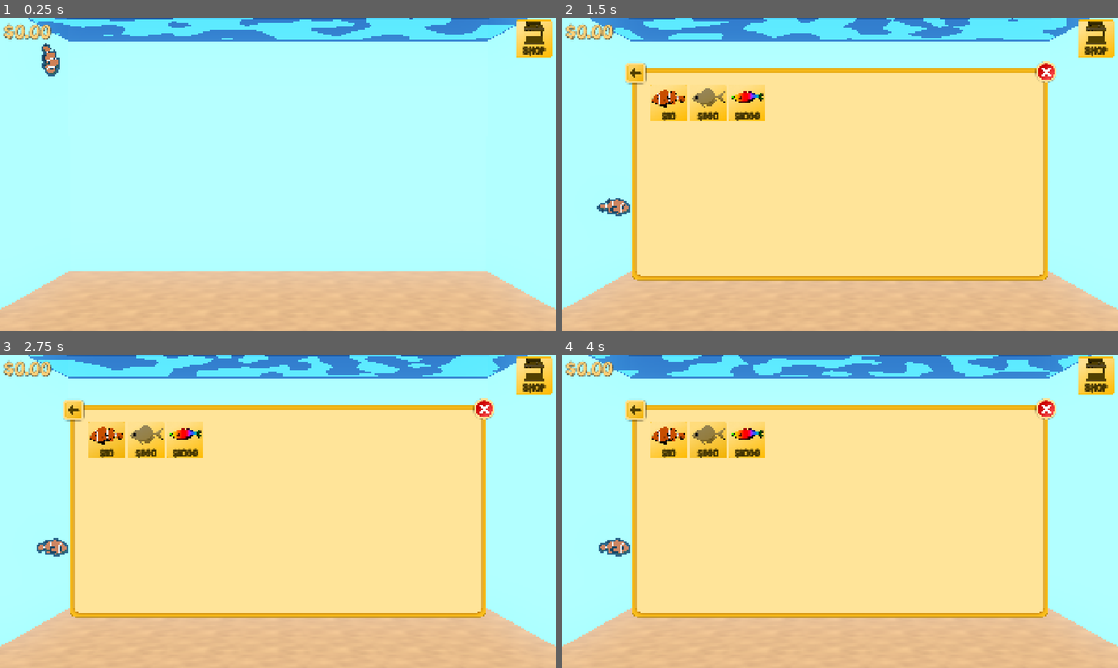
Above: before the commit, frames 1-4 (two rows, left to right).
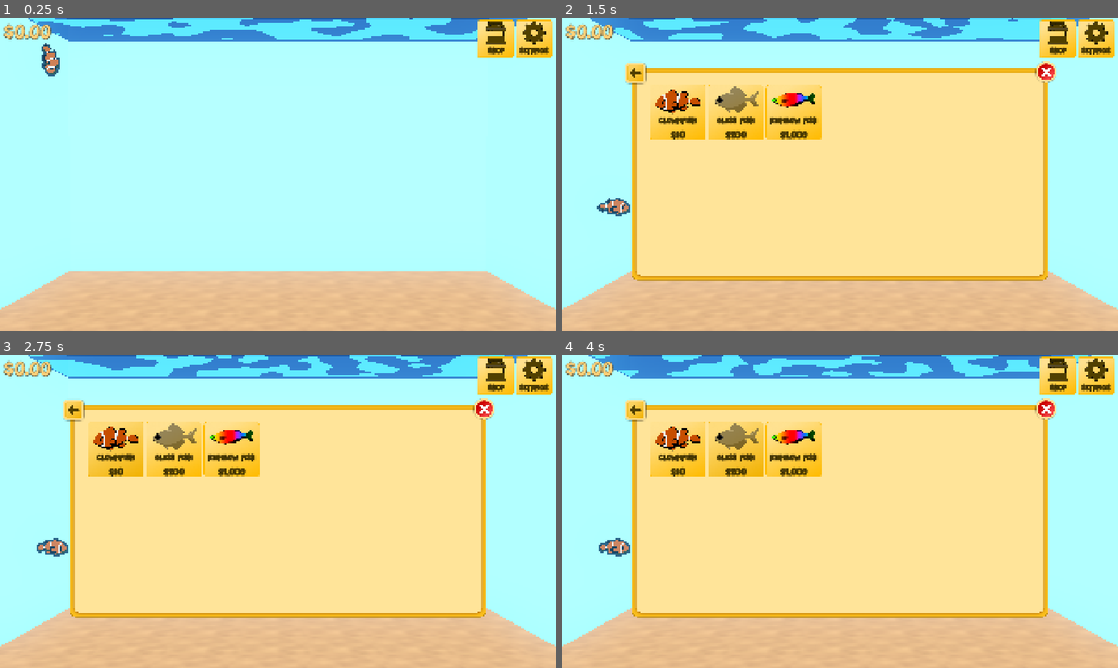
Above: after the commit, the same moments.

Repository: AyyBee123/Fish-Incremental-Game
Game: Godot game, scene res://Scenes/Aquarium/aquarium.tscn
Same seed, same stepped clock (60 frames per second), same inputs: the game is played once before the commit and once after it.
Inputs (mouse positions are in pixels of both pictures, inside the frame that each line leads up to):
- Up to frame 1 (0.25 s): no input
- Up to frame 2 (1.5 s): click "Shop" at 0.5 s; click "Fish" at 1.25 s
- Up to frame 3 (2.75 s): click "$10" (after the commit: "Clownfish") at 2 s
- Up to frame 4 (4 s): click (1095, 376) at 2.75 s, where only the run after the commit has a clickable "Settings"; click (706, 439) at 3.5 s, where only the run before the commit has a clickable "$200"

The runs differ from the first frame. In frame 1, 1.1% of the frame differs, in the area x 85-99%, y 0-13%; in frame 2, 5.6%; in frame 3, 5.6%, in the area x 15-99%, y 0-39%; in frame 4, 5.5%.

Commit message:
added multiple aquariums

Diff:
--- a/Scenes/Aquarium/aquarium.tscn
+++ b/Scenes/Aquarium/aquarium.tscn
@@ -15,6 +15,8 @@
 [ext_resource type="Shader" uid="uid://2xyd4nbwija5" path="res://Shaders/icon_shader.gdshader" id="11_1hoif"]
 [ext_resource type="Texture2D" uid="uid://ca378wahjdk74" path="res://Assets/UI/Icons/Shop Icon.png" id="12_05nrt"]
 [ext_resource type="BitMap" uid="uid://0huum2cds88h" path="res://Assets/UI/Masks/Button_click_mask.res" id="12_kxvt4"]
+[ext_resource type="Texture2D" uid="uid://tgehc3ctxsjl" path="res://Assets/UI/Icons/Settings Icon.png" id="15_jlta3"]
+[ext_resource type="PackedScene" uid="uid://h2bqmq0fnk3i" path="res://Scenes/UI/aquarium_button.tscn" id="16_1hoif"]
 
 [sub_resource type="Environment" id="Environment_5h11f"]
 glow_enabled = true
@@ -144,11 +146,69 @@
 theme_override_constants/outline_size = 2
 theme_override_constants/shadow_outline_size = 1
 theme_override_fonts/font = ExtResource("6_4djwm")
-theme_override_font_sizes/font_size = 32
+theme_override_font_sizes/font_size = 24
 text = "Shop"
 horizontal_alignment = 1
 vertical_alignment = 1
 
+[node name="SettingsButton" type="TextureButton" parent="CanvasLayer/UI/SelectionUI" unique_id=1574849830]
+custom_maximum_size = Vector2(128, 128)
+layout_mode = 2
+texture_normal = ExtResource("8_05nrt")
+texture_pressed = ExtResource("9_kxvt4")
+texture_hover = ExtResource("10_jlta3")
+texture_click_mask = ExtResource("12_kxvt4")
+stretch_mode = 5
+
+[node name="Icon" type="TextureRect" parent="CanvasLayer/UI/SelectionUI/SettingsButton" unique_id=711255222]
+material = SubResource("ShaderMaterial_5h11f")
+layout_mode = 1
+anchors_preset = -1
+anchor_right = 1.0
+anchor_bottom = 0.66400003
+offset_bottom = 0.0079956055
+grow_horizontal = 2
+grow_vertical = 2
+mouse_filter = 2
+texture = ExtResource("15_jlta3")
+expand_mode = 2
+stretch_mode = 5
+
+[node name="Label" type="Label" parent="CanvasLayer/UI/SelectionUI/SettingsButton" unique_id=1172643754]
+layout_mode = 1
+anchors_preset = -1
+anchor_top = 0.66400003
+anchor_right = 1.0
+anchor_bottom = 0.961
+offset_top = 0.0079956055
+offset_bottom = -0.008003235
+grow_horizontal = 2
+grow_vertical = 0
+theme_override_colors/font_color = Color(0.31851014, 0.25184473, 4.813075e-08, 1)
+theme_override_colors/font_shadow_color = Color(0, 0, 0, 0.5019608)
+theme_override_constants/shadow_offset_x = 1
+theme_override_constants/shadow_offset_y = 2
+theme_override_constants/outline_size = 2
+theme_override_constants/shadow_outline_size = 1
+theme_override_fonts/font = ExtResource("6_4djwm")
+theme_override_font_sizes/font_size = 24
+text = "Settings"
+horizontal_alignment = 1
+vertical_alignment = 1
+
+[node name="AquariumList" type="HBoxContainer" parent="CanvasLayer/UI" unique_id=1197425585]
+unique_name_in_owner = true
+layout_mode = 0
+offset_left = 948.0
+offset_top = 940.0
+offset_right = 1908.0
+offset_bottom = 1068.0
+mouse_filter = 2
+alignment = 2
+
+[node name="AquariumButton" parent="CanvasLayer/UI/AquariumList" unique_id=1021959741 instance=ExtResource("16_1hoif")]
+layout_mode = 2
+
 [node name="ClickRadius" type="Control" parent="CanvasLayer/UI" unique_id=719334242]
 anchors_preset = 0
 mouse_filter = 2
@@ -156,3 +216,4 @@
 thickness = 1.0
 
 [connection signal="pressed" from="CanvasLayer/UI/SelectionUI/ShopButton" to="CanvasLayer/UI" method="_on_shop_button_pressed"]
+[connection signal="pressed" from="CanvasLayer/UI/SelectionUI/SettingsButton" to="CanvasLayer/UI" method="_on_settings_button_pressed"]
--- /dev/null
+++ b/Scenes/UI/aquarium_button.tscn
@@ -0,0 +1,64 @@
+[gd_scene format=3 uid="uid://h2bqmq0fnk3i"]
+
+[ext_resource type="Texture2D" uid="uid://bthd8nsa6qhbj" path="res://Assets/UI/Button.png" id="1_m0q1o"]
+[ext_resource type="Texture2D" uid="uid://g3h6s3hj0lyu" path="res://Assets/UI/Button Pressed.png" id="2_mi11v"]
+[ext_resource type="Texture2D" uid="uid://5i82ptanqjcl" path="res://Assets/UI/Button Hover.png" id="3_ild81"]
+[ext_resource type="BitMap" uid="uid://0huum2cds88h" path="res://Assets/UI/Masks/Button_click_mask.res" id="4_86xlx"]
+[ext_resource type="Shader" uid="uid://2xyd4nbwija5" path="res://Shaders/icon_shader.gdshader" id="5_bybac"]
+[ext_resource type="Script" uid="uid://cnj45bsasbqpy" path="res://Scripts/UI/aquarium_button.gd" id="5_mi11v"]
+[ext_resource type="FontFile" uid="uid://cktsncv23dr1s" path="res://Fonts/Font.ttf" id="7_53d0p"]
+[ext_resource type="Texture2D" uid="uid://0affxqjg577m" path="res://Assets/UI/Icons/Aquarium Icon.png" id="7_ild81"]
+
+[sub_resource type="ShaderMaterial" id="ShaderMaterial_5h11f"]
+shader = ExtResource("5_bybac")
+shader_parameter/tint_color = Color(0.31764707, 0.2509804, 0, 1)
+shader_parameter/outline_color = Color(0, 0, 0, 1)
+shader_parameter/outline_width = 2.0
+shader_parameter/shadow_color = Color(0, 0, 0, 0.5)
+shader_parameter/shadow_offset = Vector2(2, 4)
+
+[node name="AquariumButton" type="TextureButton" unique_id=1021959741]
+custom_maximum_size = Vector2(128, 128)
+texture_normal = ExtResource("1_m0q1o")
+texture_pressed = ExtResource("2_mi11v")
+texture_hover = ExtResource("3_ild81")
+texture_click_mask = ExtResource("4_86xlx")
+stretch_mode = 5
+script = ExtResource("5_mi11v")
+
+[node name="Icon" type="TextureRect" parent="." unique_id=700944845]
+material = SubResource("ShaderMaterial_5h11f")
+layout_mode = 1
+anchors_preset = -1
+anchor_right = 1.0
+anchor_bottom = 0.66400003
+offset_bottom = 0.0079956055
+grow_horizontal = 2
+grow_vertical = 2
+mouse_filter = 2
+texture = ExtResource("7_ild81")
+expand_mode = 2
+stretch_mode = 5
+
+[node name="Label" type="Label" parent="." unique_id=2001957139]
+unique_name_in_owner = true
+layout_mode = 1
+anchors_preset = -1
+anchor_top = 0.61700004
+anchor_right = 1.0
+anchor_bottom = 0.91400003
+offset_top = 0.023994446
+offset_bottom = 0.0079956055
+grow_horizontal = 2
+grow_vertical = 0
+theme_override_colors/font_color = Color(0.31851014, 0.25184473, 4.813075e-08, 1)
+theme_override_colors/font_shadow_color = Color(0, 0, 0, 0.5019608)
+theme_override_constants/shadow_offset_x = 1
+theme_override_constants/shadow_offset_y = 2
+theme_override_constants/outline_size = 2
+theme_override_constants/shadow_outline_size = 1
+theme_override_fonts/font = ExtResource("7_53d0p")
+theme_override_font_sizes/font_size = 16
+text = "Aquarium 1"
+horizontal_alignment = 1
+vertical_alignment = 1
--- /dev/null
+++ b/Scenes/UI/settings.tscn
@@ -0,0 +1,21 @@
+[gd_scene format=3 uid="uid://cneiimxcqdkrc"]
+
+[ext_resource type="Script" uid="uid://dmar3j0wnus1k" path="res://Scripts/UI/settings.gd" id="1_owiy1"]
+
+[node name="Settings" type="Control" unique_id=432695705]
+layout_mode = 3
+anchors_preset = 15
+anchor_right = 1.0
+anchor_bottom = 1.0
+grow_horizontal = 2
+grow_vertical = 2
+script = ExtResource("1_owiy1")
+
+[node name="ColorRect" type="ColorRect" parent="." unique_id=1696295642]
+layout_mode = 1
+anchors_preset = 15
+anchor_right = 1.0
+anchor_bottom = 1.0
+grow_horizontal = 2
+grow_vertical = 2
+color = Color(0, 0, 0, 0.2509804)
--- /dev/null
+++ b/Scenes/UI/shop_aquarium_button.tscn
@@ -0,0 +1,92 @@
+[gd_scene format=3 uid="uid://dsqb335e0kl8d"]
+
+[ext_resource type="Texture2D" uid="uid://bthd8nsa6qhbj" path="res://Assets/UI/Button.png" id="1_ie8rd"]
+[ext_resource type="Texture2D" uid="uid://g3h6s3hj0lyu" path="res://Assets/UI/Button Pressed.png" id="2_g12yx"]
+[ext_resource type="Texture2D" uid="uid://5i82ptanqjcl" path="res://Assets/UI/Button Hover.png" id="3_7pjex"]
+[ext_resource type="BitMap" uid="uid://0huum2cds88h" path="res://Assets/UI/Masks/Button_click_mask.res" id="4_qvkcs"]
+[ext_resource type="Script" uid="uid://nk1sk7pe1fbc" path="res://Scripts/UI/shop_aquarium_button.gd" id="5_g12yx"]
+[ext_resource type="Shader" uid="uid://2xyd4nbwija5" path="res://Shaders/icon_shader.gdshader" id="6_g12yx"]
+[ext_resource type="Texture2D" uid="uid://0affxqjg577m" path="res://Assets/UI/Icons/Aquarium Icon.png" id="7_7pjex"]
+[ext_resource type="FontFile" uid="uid://cktsncv23dr1s" path="res://Fonts/Font.ttf" id="7_w5qmx"]
+
+[sub_resource type="ShaderMaterial" id="ShaderMaterial_qvkcs"]
+shader = ExtResource("6_g12yx")
+shader_parameter/tint_color = Color(0.31764707, 0.2509804, 0, 1)
+shader_parameter/outline_color = Color(0, 0, 0, 1)
+shader_parameter/outline_width = 2.0
+shader_parameter/shadow_color = Color(0, 0, 0, 0.5)
+shader_parameter/shadow_offset = Vector2(2, 4)
+
+[node name="ShopAquariumButton" type="TextureButton" unique_id=346374264]
+custom_maximum_size = Vector2(192, 192)
+offset_right = 256.0
+offset_bottom = 256.0
+texture_normal = ExtResource("1_ie8rd")
+texture_pressed = ExtResource("2_g12yx")
+texture_hover = ExtResource("3_7pjex")
+texture_click_mask = ExtResource("4_qvkcs")
+stretch_mode = 5
+script = ExtResource("5_g12yx")
+
+[node name="AquariumImage" type="TextureRect" parent="." unique_id=579608746]
+unique_name_in_owner = true
+material = SubResource("ShaderMaterial_qvkcs")
+layout_mode = 1
+anchors_preset = -1
+anchor_left = 0.031000001
+anchor_right = 0.96900004
+anchor_bottom = 0.59900004
+offset_left = 0.032000065
+offset_top = -10.0
+offset_right = -0.03201294
+offset_bottom = 9.983994
+grow_horizontal = 2
+grow_vertical = 2
+texture = ExtResource("7_7pjex")
+expand_mode = 1
+stretch_mode = 5
+
+[node name="PriceLabel" type="Label" parent="." unique_id=922946001]
+unique_name_in_owner = true
+layout_mode = 1
+anchors_preset = 12
+anchor_top = 1.0
+anchor_right = 1.0
+anchor_bottom = 1.0
+offset_top = -40.0
+grow_horizontal = 2
+grow_vertical = 0
+theme_override_colors/font_color = Color(0.31851014, 0.25184473, 4.813075e-08, 1)
+theme_override_colors/font_shadow_color = Color(0, 0, 0, 0.5019608)
+theme_override_constants/shadow_offset_x = 1
+theme_override_constants/shadow_offset_y = 2
+theme_override_constants/outline_size = 2
+theme_override_constants/shadow_outline_size = 1
+theme_override_fonts/font = ExtResource("7_w5qmx")
+theme_override_font_sizes/font_size = 32
+text = "$0"
+horizontal_alignment = 1
+vertical_alignment = 1
+
+[node name="AquariumLabel" type="Label" parent="." unique_id=73734044]
+unique_name_in_owner = true
+layout_mode = 1
+anchors_preset = 12
+anchor_top = 1.0
+anchor_right = 1.0
+anchor_bottom = 1.0
+offset_top = -103.0
+offset_bottom = -63.0
+grow_horizontal = 2
+grow_vertical = 0
+theme_override_colors/font_color = Color(0.31851014, 0.25184473, 4.813075e-08, 1)
+theme_override_colors/font_shadow_color = Color(0, 0, 0, 0.5019608)
+theme_override_constants/shadow_offset_x = 1
+theme_override_constants/shadow_offset_y = 2
+theme_override_constants/outline_size = 2
+theme_override_constants/shadow_outline_size = 1
+theme_override_fonts/font = ExtResource("7_w5qmx")
+theme_override_font_sizes/font_size = 16
+text = "Extra Aquarium 1"
+horizontal_alignment = 1
+vertical_alignment = 1
--- a/Scenes/UI/shop_fish_button.tscn
+++ b/Scenes/UI/shop_fish_button.tscn
@@ -9,7 +9,7 @@
 [ext_resource type="Texture2D" uid="uid://dekj365whq7ge" path="res://Assets/Screenshots/clownfish.png" id="6_ttgu0"]
 
 [node name="ShopFishButton" type="TextureButton" unique_id=346374264]
-custom_maximum_size = Vector2(128, 128)
+custom_maximum_size = Vector2(192, 192)
 offset_right = 256.0
 offset_bottom = 256.0
 texture_normal = ExtResource("1_kp66h")
@@ -25,17 +25,40 @@
 anchors_preset = -1
 anchor_left = 0.031000001
 anchor_right = 0.96900004
-anchor_bottom = 0.703
-offset_left = 0.031999826
-offset_right = -0.03200531
-offset_bottom = 0.01599884
+anchor_bottom = 0.568
+offset_left = 0.032000065
+offset_right = -0.03201294
+offset_bottom = -0.055999756
 grow_horizontal = 2
 grow_vertical = 2
 texture = ExtResource("6_ttgu0")
 expand_mode = 1
 stretch_mode = 5
 
-[node name="PriceLabel" type="Label" parent="." unique_id=922946001]
+[node name="NameLabel" type="Label" parent="." unique_id=922946001]
+unique_name_in_owner = true
+layout_mode = 1
+anchors_preset = 12
+anchor_top = 1.0
+anchor_right = 1.0
+anchor_bottom = 1.0
+offset_top = -89.0
+offset_bottom = -49.0
+grow_horizontal = 2
+grow_vertical = 0
+theme_override_colors/font_color = Color(0.31851014, 0.25184473, 4.813075e-08, 1)
+theme_override_colors/font_shadow_color = Color(0, 0, 0, 0.5019608)
+theme_override_constants/shadow_offset_x = 1
+theme_override_constants/shadow_offset_y = 2
+theme_override_constants/outline_size = 2
+theme_override_constants/shadow_outline_size = 1
+theme_override_fonts/font = ExtResource("6_oluwq")
+theme_override_font_sizes/font_size = 24
+text = "Clownfish"
+horizontal_alignment = 1
+vertical_alignment = 1
+
+[node name="PriceLabel" type="Label" parent="." unique_id=2121438758]
 unique_name_in_owner = true
 layout_mode = 1
 anchors_preset = 12
--- a/Scripts/Aquarium/aquarium.gd
+++ b/Scripts/Aquarium/aquarium.gd
@@ -1,7 +1,7 @@
 class_name Aquarium
 extends Node3D
 
-@export var aquarium_res: AquariumResource
+var aquarium_res: AquariumResource
 
 @onready var ui: Control = %UI
 @onready var camera: Camera3D = %Camera3D
@@ -30,9 +30,11 @@
 		if owned_aquariums.size() > 1:
 			aquarium_res.aquarium_name = "Aquarium %s" % (owned_aquariums.size())
 
-	if aquarium_res.fish.is_empty():
+	populate_aquarium_list()
+
+	if aquarium_res.fish.is_empty() and aquarium_res.id == 0:
 		# new aquarium
-		fish_manager.spawn_fish(fish_manager.create_fish(Preloads.CLOWNFISH, fish_manager.fish_names.pick_random()), true)
+		fish_manager.spawn_fish(fish_manager.create_fish(preload("uid://df20jvqg3ut1w"), fish_manager.fish_names.pick_random()), true)
 	else:
 		# spawn fish assigned to this aquarium
 		for fish_data in aquarium_res.fish:
@@ -42,3 +44,24 @@
 func _process(delta: float) -> void:
 	if displayed_money != SaveManager.game_data.money:
 		displayed_money = lerpf(displayed_money, SaveManager.game_data.money, 1.0 - exp(-25.0 * delta))
+
+
+func switch_aquarium(new_aquarium: AquariumResource) -> void:
+	SaveManager.save_game() # save the currently active aquarium and its fish
+	SaveManager.game_data.current_aquarium = new_aquarium # change the active aquarium
+	ResourceSaver.save(SaveManager.game_data, SaveManager.PATH) # save new selection without getting the old aquarium's fish
+	get_tree().reload_current_scene() # reload the aquarium scene
+
+
+func populate_aquarium_list() -> void:
+	for node in %AquariumList.get_children():
+		node.queue_free()
+
+	for aquarium: AquariumResource in SaveManager.game_data.owned_aquariums:
+		if aquarium == SaveManager.game_data.current_aquarium:
+			continue
+
+		var button: AquariumSelectionButton = Preloads.AQUARIUM_BUTTON.instantiate()
+		button.setup(aquarium)
+		button.pressed.connect(switch_aquarium.bind(aquarium))
+		%AquariumList.add_child(button)
--- a/Scripts/Aquarium/aquarium_ui.gd
+++ b/Scripts/Aquarium/aquarium_ui.gd
@@ -17,10 +17,6 @@
 		accept_event()
 
 
-func _on_shop_button_pressed() -> void:
-	open_shop()
-
-
 func open_shop() -> void:
 	if current_shop: return
 	var shop: Shop = Preloads.SHOP.instantiate()
@@ -30,3 +26,11 @@
 func close_shop() -> void:
 	if current_shop:
 		current_shop.queue_free()
+
+
+func _on_shop_button_pressed() -> void:
+	open_shop()
+
+
+func _on_settings_button_pressed() -> void:
+	pass # Replace with function body.
--- a/Scripts/Globals/game_manager.gd
+++ b/Scripts/Globals/game_manager.gd
@@ -2,8 +2,7 @@
 
 @export var available_fish: Array[FishSpeciesResource]
 
-var owned_fish: Array[FishInstanceResource] = []
-var owned_aquariums: Array[AquariumResource] = []
+var aquarium_prices: Array = [25000, 100000, 500000, 1000000, 10000000]
 
 
 func _process(delta: float) -> void:
@@ -13,20 +12,12 @@
 func earn_passive_income(delta) -> void:
 	var income: float = 0.0
 
-	for fish: FishInstanceResource in owned_fish:
-		# calculate the fish's passive income per second
-		income += fish.species.click_value * fish.species.passive_income_percent
+	for aquarium: AquariumResource in SaveManager.game_data.owned_aquariums:
+		for fish_data: AquariumFishData in aquarium.fish:
+			var fish = fish_data.fish
+			income += fish.species.click_value * fish.species.passive_income_percent
 
 	SaveManager.game_data.money += income * delta
-
-
-func add_fish(fish: FishInstanceResource) -> void:
-	if not owned_fish.has(fish):
-		owned_fish.append(fish)
-
-
-func remove_fish(fish: FishInstanceResource) -> void:
-	owned_fish.erase(fish)
 
 
 func add_fish_to_aquarium(fish_instance: FishInstanceResource, aquarium_res: AquariumResource, position: Vector3) -> void:
--- a/Scripts/Globals/preloads.gd
+++ b/Scripts/Globals/preloads.gd
@@ -1,6 +1,10 @@
 extends Node
 
+## 3D Nodes
 const CLICK_CIRCLE = preload("uid://cnveierx5pplm")
+
+## UI
 const SHOP = preload("uid://b78up0gxuvlmi")
 const SHOP_FISH_BUTTON = preload("uid://cmc3hvv5acdtu")
-const CLOWNFISH = preload("uid://df20jvqg3ut1w")
+const SHOP_AQUARIUM_BUTTON = preload("uid://dsqb335e0kl8d")
+const AQUARIUM_BUTTON = preload("uid://h2bqmq0fnk3i")
--- a/Scripts/Globals/save_manager.gd
+++ b/Scripts/Globals/save_manager.gd
@@ -10,7 +10,6 @@
 
 
 func save_game() -> void:
-
 	var aquarium = game_data.current_aquarium
 	var fish_manager = get_tree().get_first_node_in_group("fish_manager")
 
--- /dev/null
+++ b/Scripts/Globals/utils.gd
@@ -0,0 +1,14 @@
+class_name Utils
+extends Node
+
+
+static func format_number(value: float) -> String:
+	var number = str(int(value))
+	var result = ""
+
+	for i in range(number.length()):
+		if i > 0 and (number.length() - i) % 3 == 0:
+			result += ","
+		result += number[i]
+
+	return result
--- a/Scripts/Managers/fish_manager.gd
+++ b/Scripts/Managers/fish_manager.gd
@@ -28,8 +28,6 @@
 
 
 func spawn_fish(fish_instance: FishInstanceResource, play_anim: bool, is_new: bool = true, pos: Vector3 = Vector3(INF, INF, INF), rot: Vector3 = Vector3(INF, INF, INF)) -> void:
-	GameManager.add_fish(fish_instance)
-
 	var fish: Fish = fish_instance.species.model.instantiate()
 	fish.fish_res = fish_instance
 
--- a/Scripts/Resources/Aquarium/aquarium_resource.gd
+++ b/Scripts/Resources/Aquarium/aquarium_resource.gd
@@ -1,6 +1,7 @@
 class_name AquariumResource
 extends Resource
 
+@export var id: int = 0
 @export var aquarium_name: String = "Aquarium"
 @export var max_capacity: int = 5
 @export var fish: Array[AquariumFishData] = []
--- /dev/null
+++ b/Scripts/UI/aquarium_button.gd
@@ -0,0 +1,9 @@
+class_name AquariumSelectionButton
+extends TextureButton
+
+var aquarium: AquariumResource
+
+
+func setup(aquarium_resource: AquariumResource) -> void:
+	aquarium = aquarium_resource
+	%Label.text = aquarium.aquarium_name
--- /dev/null
+++ b/Scripts/UI/settings.gd
@@ -0,0 +1 @@
+extends Control
--- a/Scripts/UI/shop.gd
+++ b/Scripts/UI/shop.gd
@@ -22,22 +22,66 @@
 		var button: ShopFishButton = Preloads.SHOP_FISH_BUTTON.instantiate()
 		button.price = species.price
 		button.image = species.image
+		button.fish_name = species.species_name
 		button.pressed.connect(buy_fish.bind(species))
 		fish_view.get_node("Grid").add_child(button)
 
 
 func buy_fish(species: FishSpeciesResource) -> void:
 	var aquarium: AquariumResource = get_tree().current_scene.aquarium_res
-	if aquarium.fish.size() >= aquarium.max_capacity: return
-	if SaveManager.game_data.money < species.price: return
+
+	if aquarium.fish.size() >= aquarium.max_capacity:
+		return
+	if SaveManager.game_data.money < species.price:
+		return
+
 	SaveManager.game_data.money -= species.price
+
 	var manager: FishManager = get_tree().current_scene.fish_manager
 	manager.spawn_fish(manager.create_fish(species, manager.fish_names.pick_random()), true, true)
+
 	SaveManager.save_game()
 
 
 func populate_aquarium_shop() -> void:
-	pass
+	for node in aquarium_view.get_node("Grid").get_children():
+		node.queue_free()
+
+	for i in range(1, GameManager.aquarium_prices.size() + 1):
+		var already_owned = false
+
+		for aquarium: AquariumResource in SaveManager.game_data.owned_aquariums:
+			if aquarium.id == i:
+				already_owned = true
+				break
+
+		if already_owned:
+			continue
+
+		var button: ShopAquariumButton = Preloads.SHOP_AQUARIUM_BUTTON.instantiate()
+		button.price = GameManager.aquarium_prices[i - 1]
+		button.aquarium_name = "Aquarium %s" % (i)
+		button.pressed.connect(buy_aquarium.bind(i))
+		aquarium_view.get_node("Grid").add_child(button)
+
+
+func buy_aquarium(id: int) -> void:
+	var price = GameManager.aquarium_prices[id - 1]
+
+	if SaveManager.game_data.money < price:
+		return
+
+	SaveManager.game_data.money -= price
+
+	var aquarium = AquariumResource.new()
+	aquarium.id = id
+	aquarium.aquarium_name = "Aquarium %s" % (id)
+
+	SaveManager.game_data.owned_aquariums.append(aquarium)
+
+	SaveManager.save_game()
+	get_tree().current_scene.populate_aquarium_list()
+	populate_aquarium_shop()
 
 
 func _on_category_view_visibility_changed() -> void:
--- /dev/null
+++ b/Scripts/UI/shop_aquarium_button.gd
@@ -0,0 +1,11 @@
+class_name ShopAquariumButton
+extends TextureButton
+
+var price: float
+var image: Texture2D
+var aquarium_name: String
+
+
+func _ready() -> void:
+	%PriceLabel.text = "$%s" % Utils.format_number(price)
+	%AquariumLabel.text = "Extra " + aquarium_name
--- a/Scripts/UI/shop_fish_button.gd
+++ b/Scripts/UI/shop_fish_button.gd
@@ -3,8 +3,10 @@
 
 var price: float
 var image: Texture2D
+var fish_name: String
 
 
 func _ready() -> void:
-	%PriceLabel.text = "$%d" % price
+	%PriceLabel.text = "$%s" % Utils.format_number(price)
+	%NameLabel.text = fish_name
 	%FishImage.texture = image
Binary file changed: Assets/UI/Icons/Aquarium Icon.png
Binary file added: Assets/UI/Icons/Settings Icon.png
Not shown, added: Assets/UI/Icons/Settings Icon.png.import
Binary file added: Assets/UI/Menu Button Hover.png
Not shown, added: Assets/UI/Menu Button Hover.png.import
Binary file added: Assets/UI/Menu Button Pressed.png
Not shown, added: Assets/UI/Menu Button Pressed.png.import
Binary file added: Assets/UI/Menu Button.png
Not shown, added: Assets/UI/Menu Button.png.import
Not shown, added: Scripts/Globals/utils.gd.uid
Not shown, added: Scripts/UI/aquarium_button.gd.uid
Not shown, added: Scripts/UI/settings.gd.uid
(and 2 more such lines)
